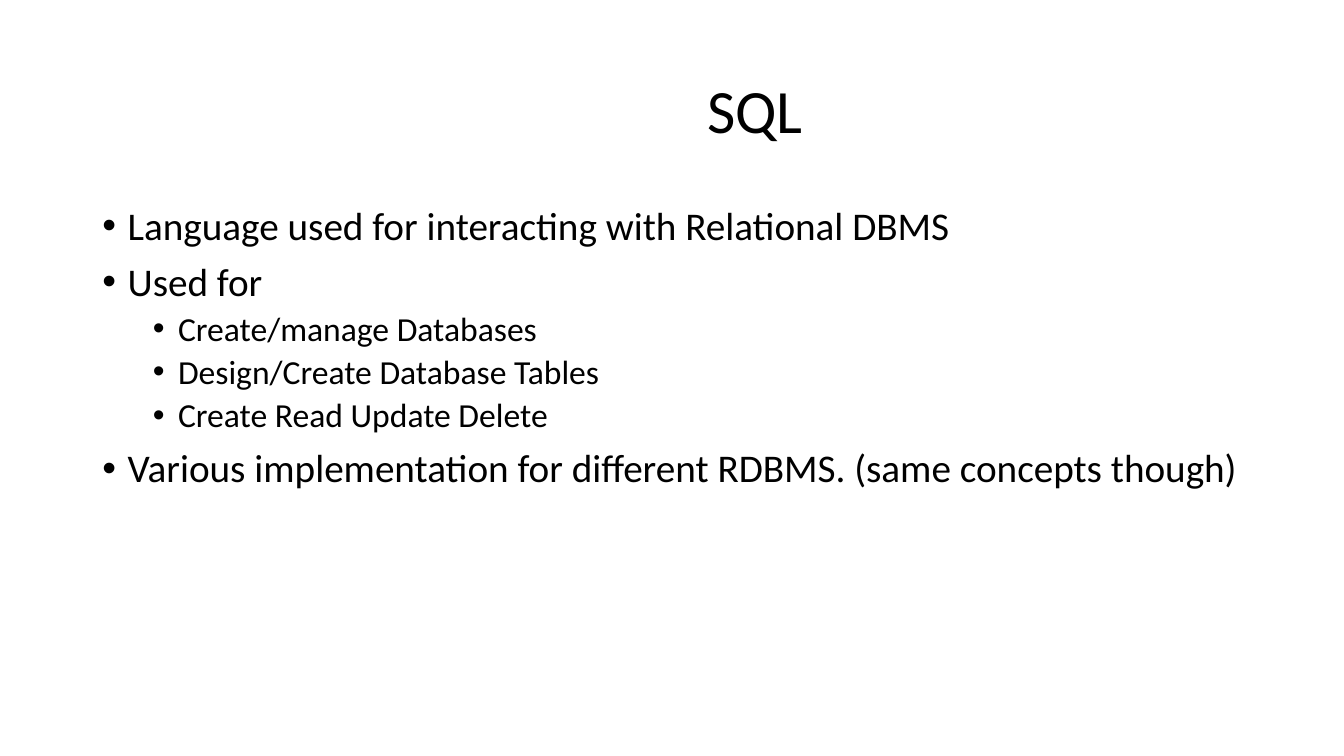
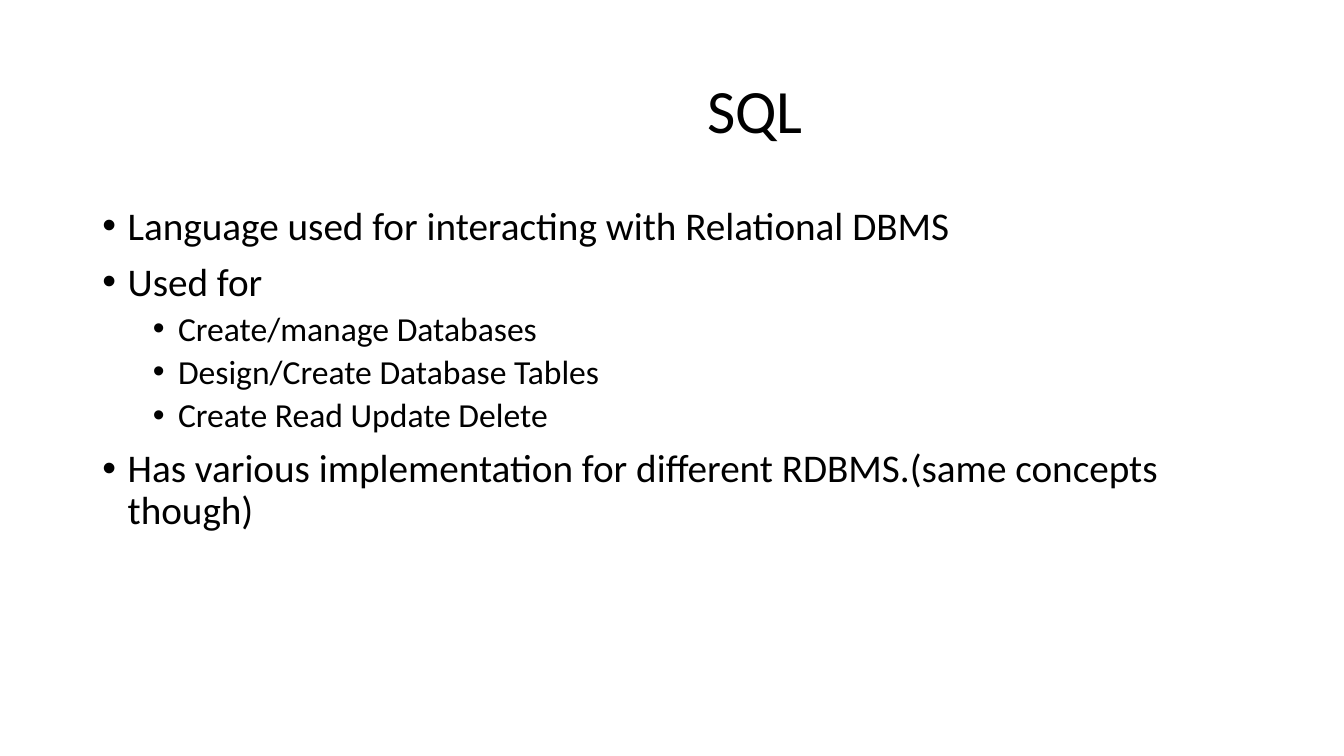
Before and after one commit to vvthakral/data-science-bootcamp, a slide deck: slide 6 of week-2-sql/sql.pptx. Drawn at 1344x756 pixels with LibreOffice and Linux fonts; fonts in the diff are those of the drawing. Boxes give left, top, right and bottom in pixels: in the first picture for what was removed or moved away, otherwise in the second. Text is boxed around its words. In the diff, an @@ line names an element or a change of style, - is before the commit and + after.

```diff
--- a/week-2-sql/sql.pptx
+++ b/week-2-sql/sql.pptx
@@ text at (128,453,1157,531): text changed @@
-• Various implementation for different RDBMS. (same concepts though)
+• Has various implementation for different RDBMS.(same concepts though)
```
Also in this commit, not shown: 6 other slides changed, 4 other files.
